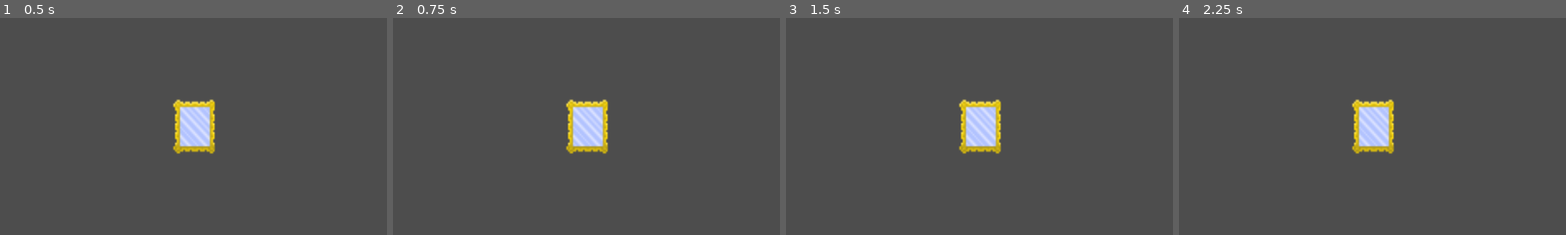
Above: before the commit, frames 1-4 (left to right).
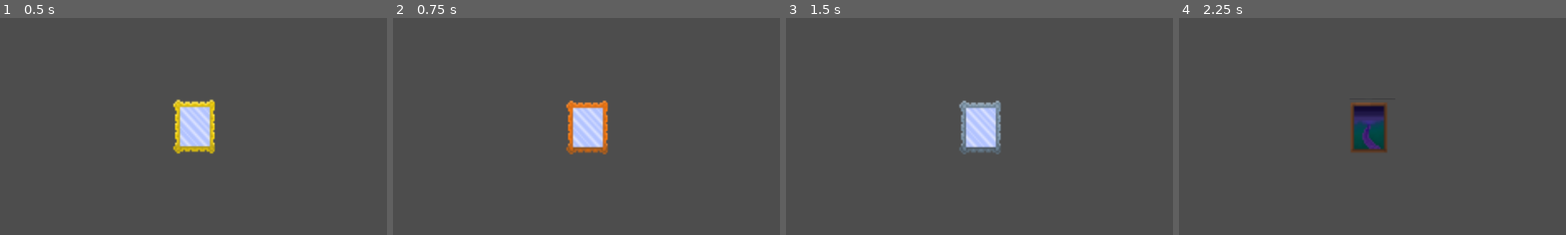
Above: after the commit, the same moments.

Repository: Alfreditann/Rays
Game: Godot game, scene res://tscn/GlassBevegelse.tscn
Two runs of this game, one before a commit and one after it. Both use one fixed random seed, a clock stepped at 60 frames per second and the inputs below.
Inputs (mouse positions are % of the whole screen's width and height, from its top left):
- Up to frame 1 (0.5 s): no input
- Up to frame 2 (0.75 s): tap Enter at 0.5 s; move the mouse to (72, 45) at 0.52 s; click (72, 45) at 0.67 s
- Up to frame 3 (1.5 s): tap Space at 1.25 s; move the mouse to (30, 55) at 1.27 s; click (30, 55) at 1.42 s
- Up to frame 4 (2.25 s): tap Enter at 2 s; move the mouse to (60, 28) at 2.02 s; click (60, 28) at 2.17 s
The pictures show only the part of the screen within x 25-75%, y 23-73%; the shares and areas given below are measured in that part.

Frame 1 is identical in both runs. In frame 2, 1.2% of the frame differs, in the area x 44-56%, y 37-63%; in frame 3, 1.2%; in frame 4, 2.7%.
Error before the commit: Parse Error: Identifier "animation" not declared in the current scope. (res://Script/mirror.gd:18)

Commit message:
Making a new mirror scene

Diff:
--- a/rays/Script/mirror.gd
+++ b/rays/Script/mirror.gd
@@ -1,5 +1,4 @@
-extends StaticBody2D
-
+extends AnimatedSprite2D
 #@onready var hitbox = $CollisionShape2D
 
 #var mirror_data = {
--- a/rays/tscn/GlassBevegelse.tscn
+++ b/rays/tscn/GlassBevegelse.tscn
@@ -3,9 +3,6 @@
 [ext_resource type="Texture2D" uid="uid://bjjajqpualgwk" path="res://Sprite sheet/NEWSPRITESHEET.png" id="2_0tod6"]
 [ext_resource type="Script" uid="uid://bgvbhtlyjkoqu" path="res://Script/mirror.gd" id="2_syq6g"]
 [ext_resource type="Script" uid="uid://cy70asebt7toc" path="res://Script/kill_box.gd" id="3_8dw2w"]
-
-[sub_resource type="RectangleShape2D" id="RectangleShape2D_8dw2w"]
-size = Vector2(52.406284, 51.1828)
 
 [sub_resource type="AtlasTexture" id="AtlasTexture_syq6g"]
 atlas = ExtResource("2_0tod6")
@@ -58,6 +55,9 @@
 "speed": 5.0
 }]
 
+[sub_resource type="RectangleShape2D" id="RectangleShape2D_8dw2w"]
+size = Vector2(42.25, 44.784943)
+
 [sub_resource type="RectangleShape2D" id="RectangleShape2D_eb2hk"]
 size = Vector2(61, 78)
 
@@ -65,6 +65,14 @@
 size = Vector2(36, 34)
 
 [node name="GlassBevegelse" type="StaticBody2D"]
+collision_layer = 5
+collision_mask = 16
+
+[node name="Mirror" type="AnimatedSprite2D" parent="."]
+position = Vector2(579.99994, 310.5)
+scale = Vector2(2.4615383, 2.6571429)
+sprite_frames = SubResource("SpriteFrames_f5i7f")
+animation = &"first mirror"
 script = ExtResource("2_syq6g")
 
 [node name="Activate_Radius" type="Area2D" parent="."]
@@ -73,15 +81,9 @@
 
 [node name="CollisionShape2D" type="CollisionShape2D" parent="Activate_Radius"]
 modulate = Color(0.30639425, 0.6678538, 0.030069206, 1)
-position = Vector2(-0.6093445, 1.317215)
+position = Vector2(3.0517578e-05, -0.37634277)
 scale = Vector2(0.99999976, 1)
 shape = SubResource("RectangleShape2D_8dw2w")
-
-[node name="Mirror" type="AnimatedSprite2D" parent="."]
-position = Vector2(579.99994, 310.5)
-scale = Vector2(2.4615383, 2.6571429)
-sprite_frames = SubResource("SpriteFrames_f5i7f")
-animation = &"first mirror"
 
 [node name="Killbox" type="Area2D" parent="."]
 script = ExtResource("3_8dw2w")
--- /dev/null
+++ b/rays/tscn/mirror.tscn
@@ -0,0 +1,76 @@
+[gd_scene load_steps=7 format=3 uid="uid://xwd1n1lo0jlk"]
+
+[ext_resource type="Texture2D" uid="uid://bjjajqpualgwk" path="res://Sprite sheet/NEWSPRITESHEET.png" id="1_ouiee"]
+
+[sub_resource type="Animation" id="Animation_m63uv"]
+resource_name = "Change_Mirror"
+length = 0.2
+step = 0.2
+tracks/0/type = "value"
+tracks/0/imported = false
+tracks/0/enabled = true
+tracks/0/path = NodePath("Sprite2D:frame")
+tracks/0/interp = 1
+tracks/0/loop_wrap = true
+tracks/0/keys = {
+"times": PackedFloat32Array(0, 0.06074497, 0.11761541, 0.17328742),
+"transitions": PackedFloat32Array(1, 1, 1, 1),
+"update": 1,
+"values": [0, 1, 2, 3]
+}
+
+[sub_resource type="Animation" id="Animation_x0yru"]
+length = 0.001
+tracks/0/type = "value"
+tracks/0/imported = false
+tracks/0/enabled = true
+tracks/0/path = NodePath("Sprite2D:frame")
+tracks/0/interp = 1
+tracks/0/loop_wrap = true
+tracks/0/keys = {
+"times": PackedFloat32Array(0),
+"transitions": PackedFloat32Array(1),
+"update": 1,
+"values": [0]
+}
+
+[sub_resource type="AnimationLibrary" id="AnimationLibrary_s16br"]
+_data = {
+&"Change_Mirror": SubResource("Animation_m63uv"),
+&"RESET": SubResource("Animation_x0yru")
+}
+
+[sub_resource type="RectangleShape2D" id="RectangleShape2D_kgvea"]
+size = Vector2(24, 29)
+
+[sub_resource type="RectangleShape2D" id="RectangleShape2D_atsgn"]
+size = Vector2(15.031334, 16.182795)
+
+[node name="Mirror" type="StaticBody2D"]
+
+[node name="Sprite2D" type="Sprite2D" parent="."]
+position = Vector2(2, 9)
+texture = ExtResource("1_ouiee")
+hframes = 2
+vframes = 2
+region_enabled = true
+region_rect = Rect2(336, 0, 64, 64)
+
+[node name="AnimationPlayer" type="AnimationPlayer" parent="."]
+libraries = {
+&"": SubResource("AnimationLibrary_s16br")
+}
+
+[node name="CollisionShape2D" type="CollisionShape2D" parent="."]
+position = Vector2(2, 8.5)
+shape = SubResource("RectangleShape2D_kgvea")
+
+[node name="Activate_Radius" type="Area2D" parent="."]
+position = Vector2(579.99994, 310.5)
+scale = Vector2(2.4615383, 2.6571429)
+
+[node name="CollisionShape2D" type="CollisionShape2D" parent="Activate_Radius"]
+modulate = Color(0.30639425, 0.6678538, 0.030069206, 1)
+position = Vector2(-234.60927, -114.03226)
+scale = Vector2(0.99999976, 1)
+shape = SubResource("RectangleShape2D_atsgn")
